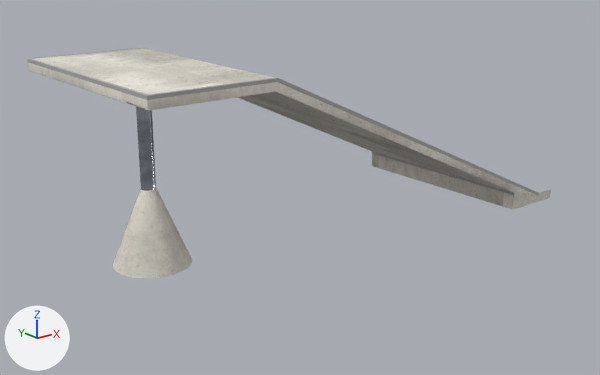
A saved change to the glTF model public/katalog/modelle/bigbank-200.gltf.
One viewpoint serves both versions: a 50 mm camera at (-5.95, -7.12, 3.28) aimed at (-0.19, 0.09, 0.4). Every picture has the same lights, and +X, +Y and +Z are marked at lower left. The first picture is the older version.

Objects in the first picture: 'SK0099_+BigBank-200.001'.
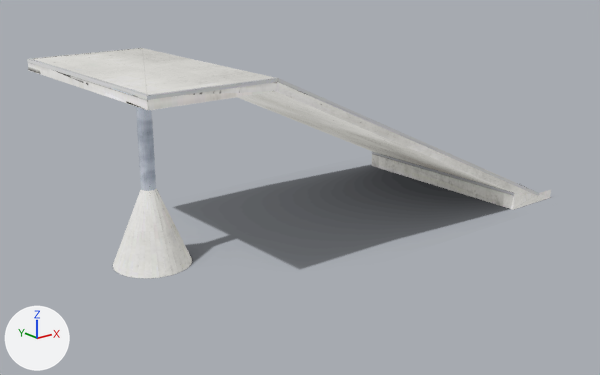
Where the change shows, as pixel boxes (x1, y1, x2, y2) in the pictures (600 x 375 px):
'SK0099_+BigBank-200.001', surface changed (lighter): (27, 48, 551, 278) in both
'Schatten', added: after (175, 165, 536, 270)

Patch to the scene script:
```diff
--- a/public/katalog/modelle/bigbank-200.gltf.py
+++ b/public/katalog/modelle/bigbank-200.gltf.py
@@ img_bigbank_200_licht @@
+img_bigbank_200_licht = load_image('bigbank-200_licht', 'texturen/bigbank-200_licht.jpg', 2048, 2048, 'sRGB')
@@ img_bigbank_200_schatten @@
+img_bigbank_200_schatten = load_image('bigbank-200_schatten', 'texturen/bigbank-200_schatten.png', 320, 179, 'sRGB')
@@ mat_beton_web_014 @@
 mat_beton_web_014 = bpy.data.materials.new('Beton_web.014')
-# nodes: BsdfPrincipled, NormalMap, OutputMaterial, TexImage x2, UVMap x2
-# uses the picture img_bigbank_200_farbe
-# uses the picture img_bigbank_200_normal
+# nodes: BsdfTransparent, Emission, LightPath, MixShader, OutputMaterial, TexImage, UVMap
+# uses the picture img_bigbank_200_licht
@@ mat_stahl_web_009 @@
 mat_stahl_web_009 = bpy.data.materials.new('Stahl_web.009')
-# nodes: BsdfPrincipled, NormalMap, OutputMaterial, TexImage x2, UVMap x2
-# uses the picture img_bigbank_200_farbe
-# uses the picture img_bigbank_200_normal
+# nodes: BsdfTransparent, Emission, LightPath, MixShader, OutputMaterial, TexImage, UVMap
+# uses the picture img_bigbank_200_licht
@@ mat_kantenwinkel_web_003 @@
 mat_kantenwinkel_web_003 = bpy.data.materials.new('Kantenwinkel_web.003')
-# nodes: BsdfPrincipled, NormalMap, OutputMaterial, TexImage x2, UVMap x2
-# uses the picture img_bigbank_200_farbe
-# uses the picture img_bigbank_200_normal
+# nodes: BsdfTransparent, Emission, LightPath, MixShader, OutputMaterial, TexImage, UVMap
+# uses the picture img_bigbank_200_licht
@@ mat_schatten_012 @@
+mat_schatten_012 = bpy.data.materials.new('Schatten.012')
+# uses the picture img_bigbank_200_schatten
@@ me_schatten @@
+me_schatten.from_pydata(...)  # 4 vertices, 2 faces; spans x -2.66..2.98, y -1.46..1.69, z 0.0
+me_schatten.materials.append(mat_schatten_012)
@@ ob_schatten @@
+ob_schatten = bpy.data.objects.new('Schatten', me_schatten)
+ob_schatten.location = (0.0, 0.0, 0.0)
```
